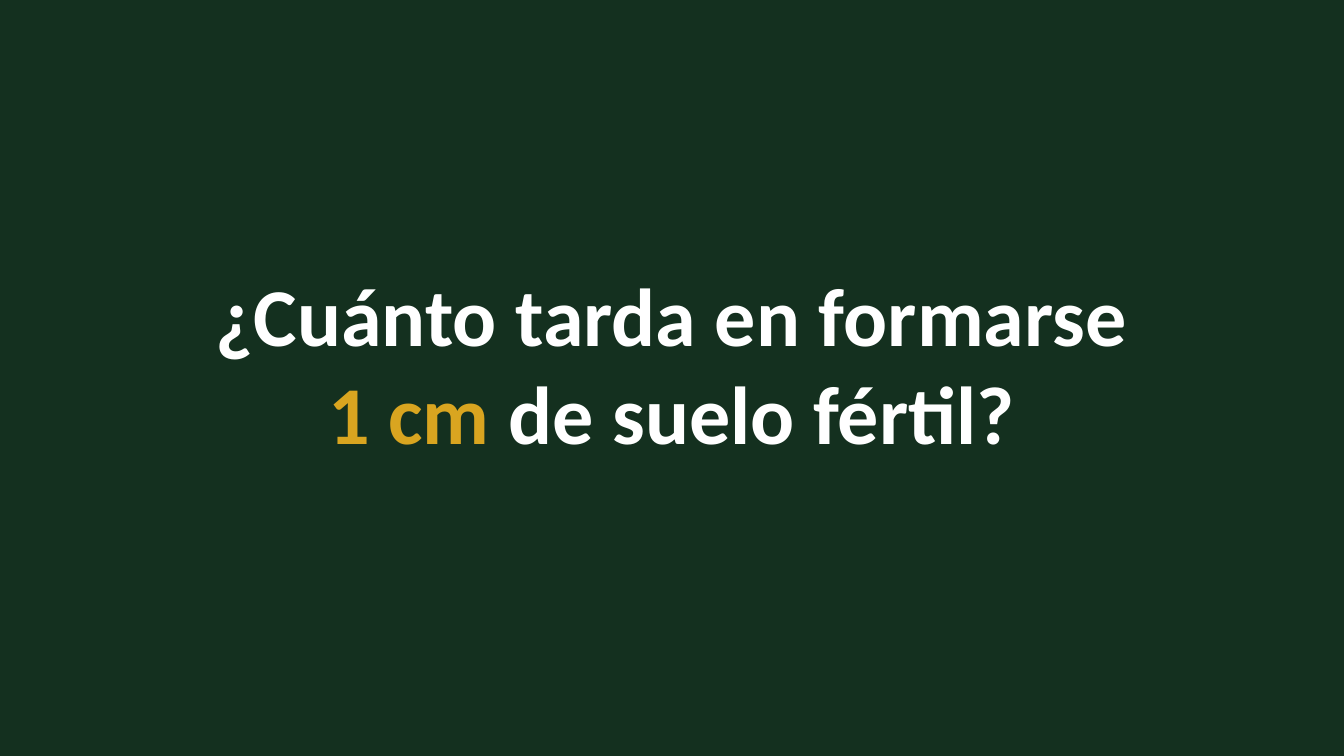
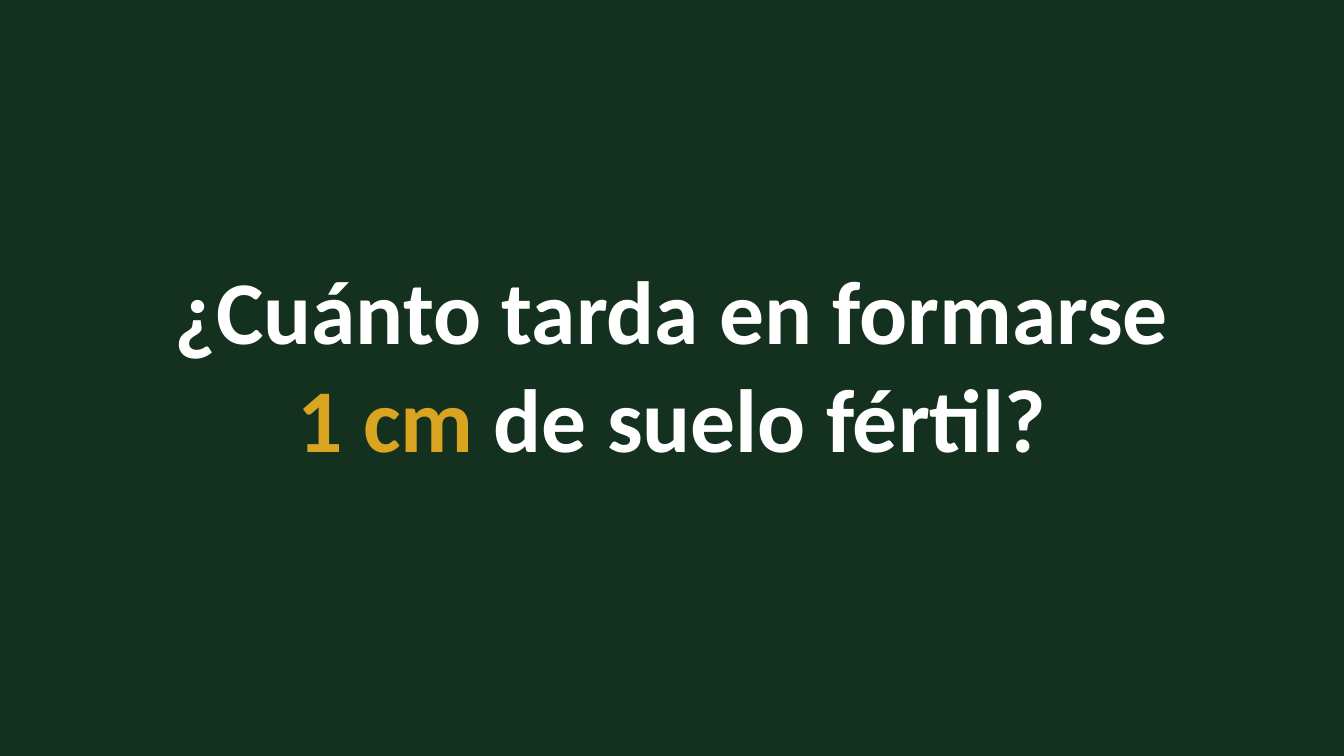
Before and after one commit to euZAPUS/deepkore, a slide deck: slide 1 of pitch/DeepKore_pitch_ES.pptx. Drawn at 1344x756 pixels with LibreOffice and Linux fonts; fonts in the diff are those of the drawing. Boxes give left, top, right and bottom in pixels: in the first picture for what was removed or moved away, otherwise in the second. Text is boxed around its words. In the diff, an @@ line names an element or a change of style, - is before the commit and + after.

```diff
--- a/pitch/DeepKore_pitch_ES.pptx
+++ b/pitch/DeepKore_pitch_ES.pptx
@@ text "¿Cuánto tarda en formarse 1 ..." moved from (x1=216, y1=288, x2=1127, y2=445) to (x1=175, y1=281, x2=1168, y2=453) @@
@@ text "¿Cuánto tarda en formarse 1 ..." at (x1=175, y1=281, x2=1168, y2=453): size 44 to 48 pt @@
```
Also in this commit, not shown: 7 other slides changed, 3 other files.
